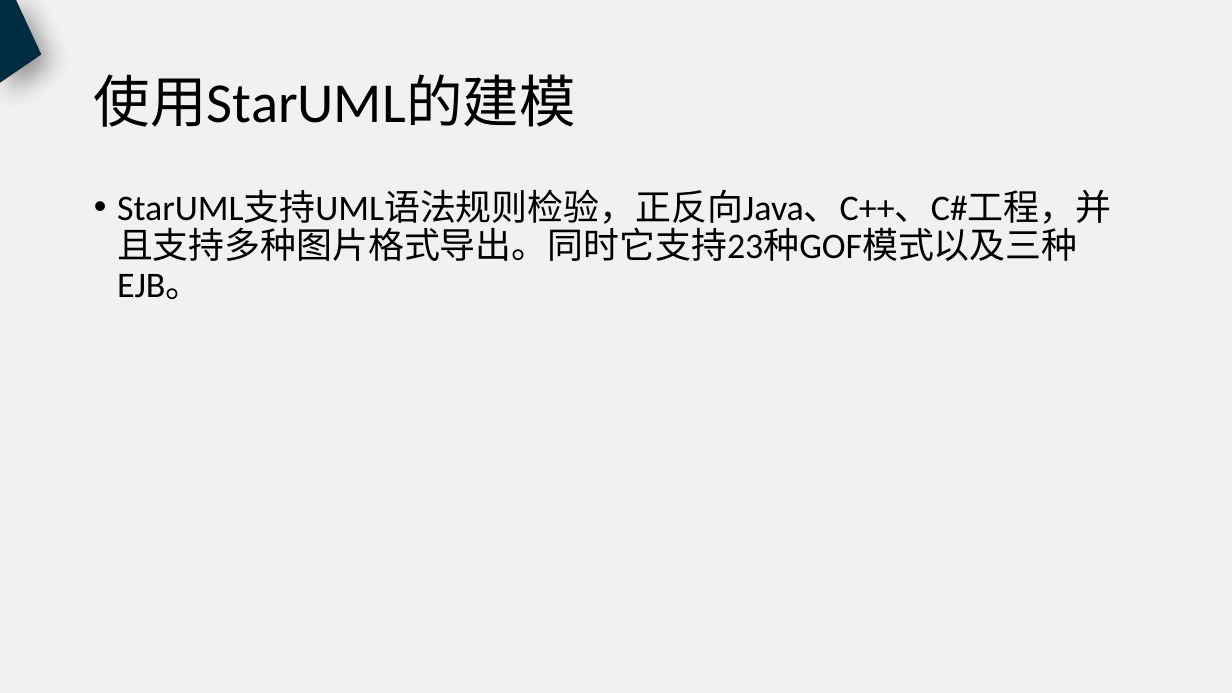
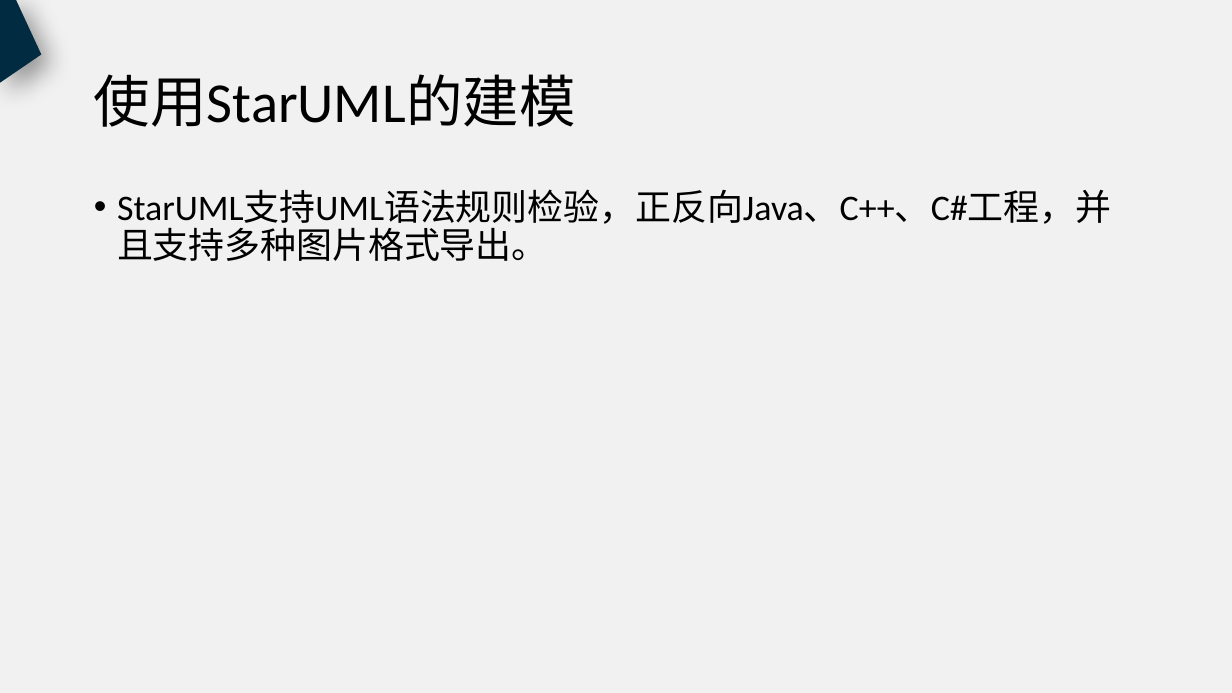
Before and after one commit to PRD2018-G18/PRD2018, a slide deck: slide 22 of 非受控文档/过程文档/UML工具/UML工具.pptx. Drawn at 1232x693 pixels with LibreOffice and Linux fonts; fonts in the diff are those of the drawing. Boxes give left, top, right and bottom in pixels: in the first picture for what was removed or moved away, otherwise in the second. Text is boxed around its words. In the diff, an @@ line names an element or a change of style, - is before the commit and + after.

```diff
--- a/非受控文档/过程文档/UML工具/UML工具.pptx
+++ b/非受控文档/过程文档/UML工具/UML工具.pptx
@@ text at (117, 190, 1111, 261): text changed @@
-• StarUML支持UML语法规则检验，正反向Java、C++、C#工程，并且支持多种图片格式导出。同时它支持23种GOF模式以及三种EJB。
+• StarUML支持UML语法规则检验，正反向Java、C++、C#工程，并且支持多种图片格式导出。
```
Also in this commit, not shown: 15 other slides changed, 5 slides added, 15 slides removed.
